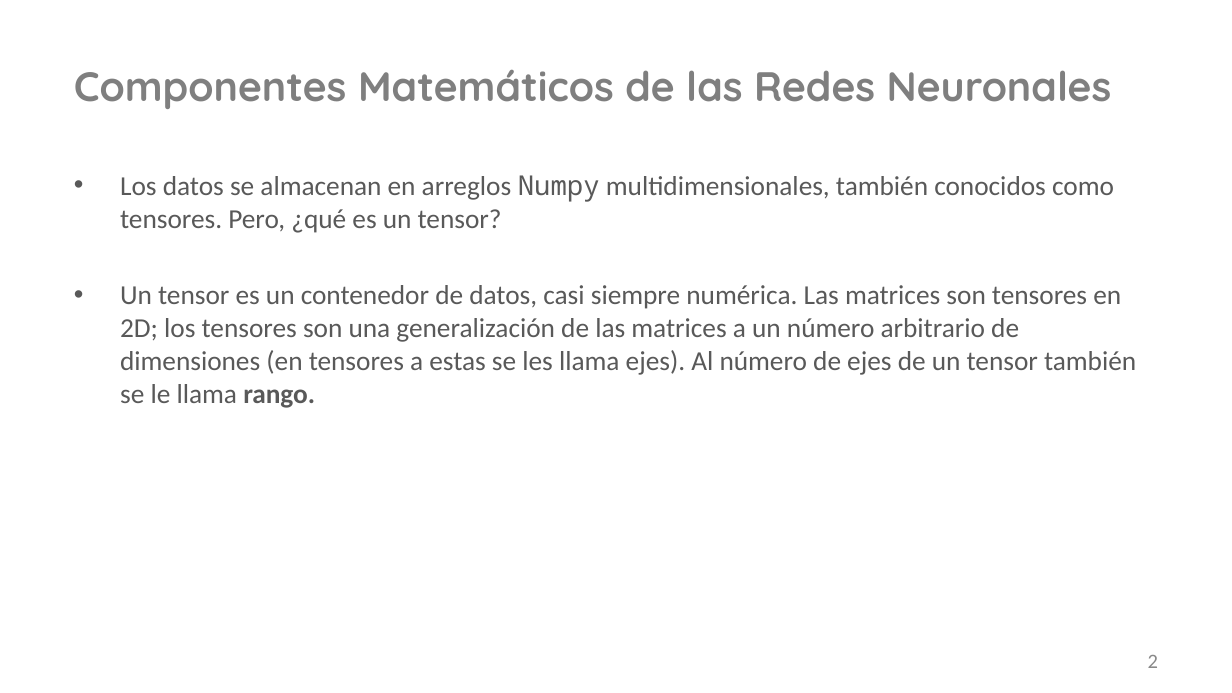
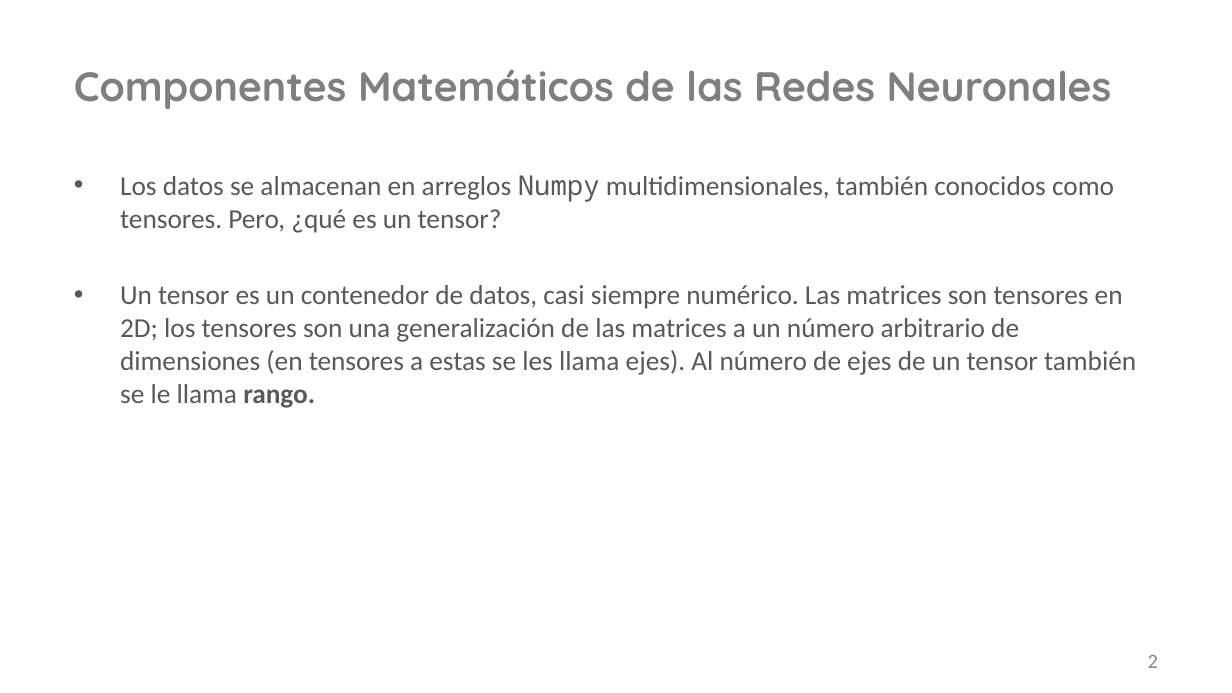
Before and after one commit to shanthalchs/Python-DeepLearning, a slide deck: slide 2 of Python/Fundamentos Matemáticos con Redes Neuronales_2021.pptx. Drawn at 1232x693 pixels with LibreOffice and Linux fonts; fonts in the diff are those of the drawing; background and template pictures are left out. Boxes give left, top, right and bottom in pixels: in the first picture for what was removed or moved away, otherwise in the second. Text is boxed around its words. In the diff, an @@ line names an element or a change of style, - is before the commit and + after.

```diff
--- a/Python/Fundamentos Matemáticos con Redes Neuronales_2021.pptx
+++ b/Python/Fundamentos Matemáticos con Redes Neuronales_2021.pptx
@@ text at [120,285,1136,408]: text changed @@
-• Un tensor es un contenedor de datos, casi siempre numérica. Las matrices son tensores en 2D; los tensores son una generalización de las matrices a un número arbitrario de dimensiones (en tensores a estas se les llama ejes). Al número de ejes de un tensor también se le llama rango.
+• Un tensor es un contenedor de datos, casi siempre numérico. Las matrices son tensores en 2D; los tensores son una generalización de las matrices a un número arbitrario de dimensiones (en tensores a estas se les llama ejes). Al número de ejes de un tensor también se le llama rango.
```
Also in this commit, not shown: 15 other slides changed, 3 slides added, 6 other files.
